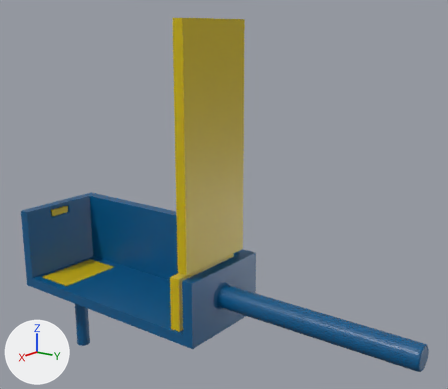
One commit to the Blender file Blender/HMU-3000.blend: the scene before it, then after it.
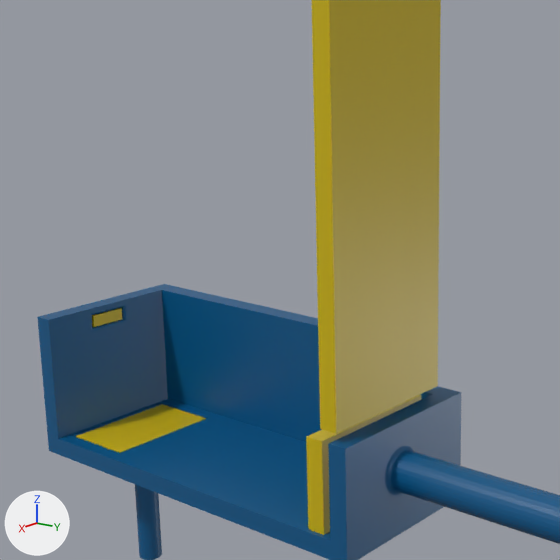
There are two pictures of each version: one whole from a 50 mm lens placed at (36.2, 37.7, 25.8), pointed at (-1.5, 9.2, 13.4), one close up on the part from 0% to 69% of the width and 9% to 89% of the height. Every picture has the same lights, and +X, +Y and +Z are marked at lower left.

Names of what the first close-up shows: 'Bale plate', 'Base', 'Lowe plate', 'Upper plate'.
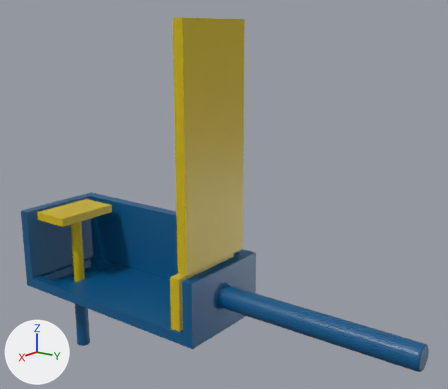
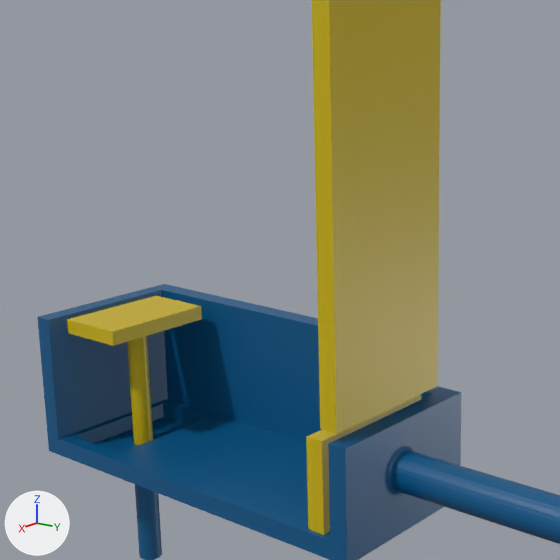
Pixel boxes [x1, y1, x2, y2] of what changed, in the close-ups (560 x 560 px):
'Bale plate', moved: before [76, 404, 206, 453]; after [67, 296, 202, 445]

The change, as a list of edits to the scene's bpy script:
```text
Change ob_bale_plate:
    ob_bale_plate.location: (0.0, 0.0, 5.84) -> (0.0, 0.0, 12.08)
```
